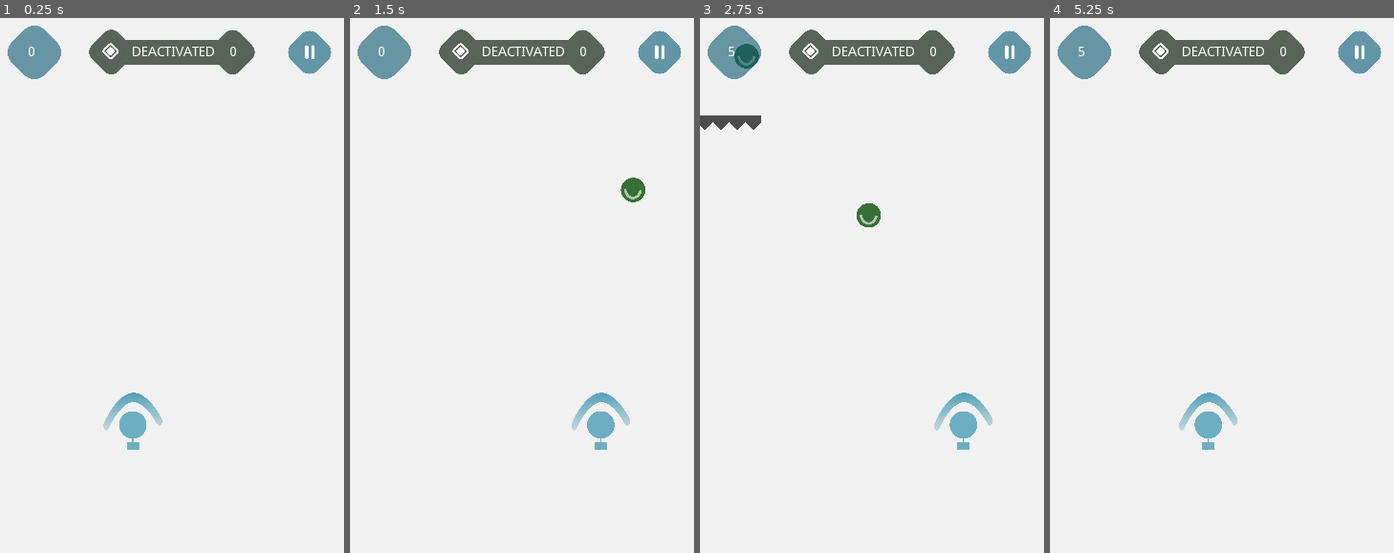
Above: before the commit, frames 1-4 (left to right).
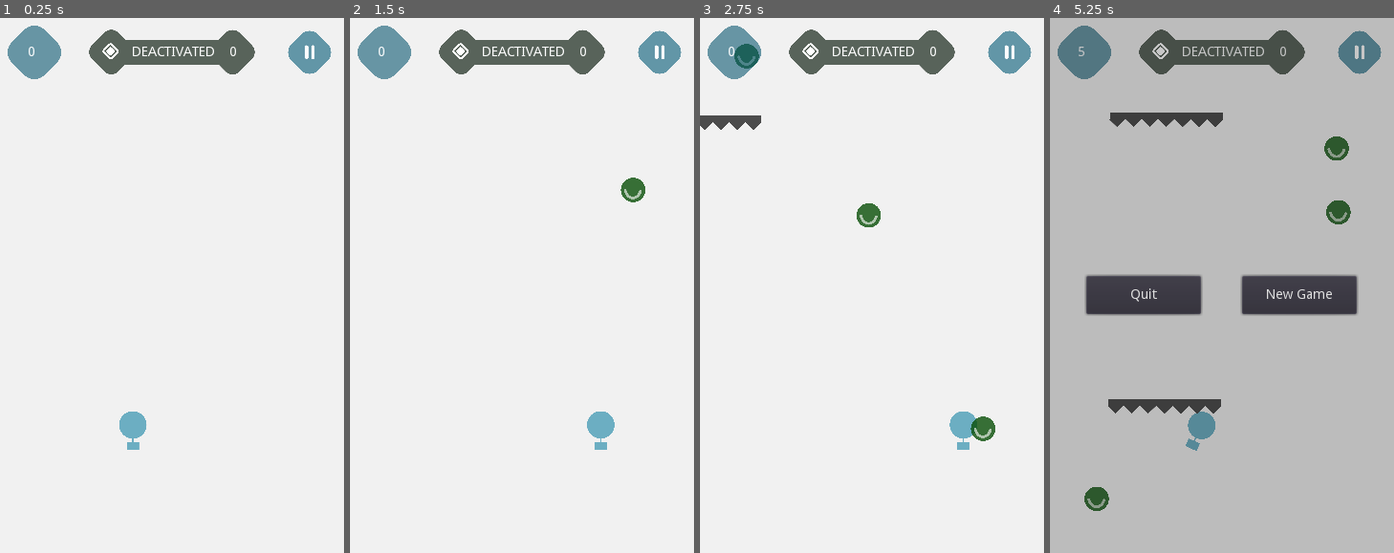
Above: after the commit, the same moments.

Repository: efenstakes/psnn
Game: Godot game, scene res://scenes/PSNN.tscn
Two runs of this game, one before a commit and one after it. Both use one fixed random seed, a clock stepped at 60 frames per second and the inputs below.
Inputs (mouse positions are in pixels of both pictures, inside the frame that each line leads up to):
- Up to frame 1 (0.25 s): no input
- Up to frame 2 (1.5 s): tap Enter at 0.5 s; hold Right (ui_right) 0.53-1.28 s; hold Left (ui_left) from 1.28 s (still down)
- Up to frame 3 (2.75 s): release Left (ui_left) at 2.03 s; hold Right (ui_right) from 2.03 s (still down)
- Up to frame 4 (5.25 s): release Right (ui_right) at 3.53 s; hold Left (ui_left) 3.53-5 s; click (1297, 296) at 5 s, where only the run before the commit has a clickable "New Game"

The runs differ from the first frame. In frame 1, 0.4% of the frame differs, in the area x 30-48%, y 70-78%; in frame 2, 0.4%; in frame 3, 0.6%; in frame 4, 98%, in the area x 0-100%, y 0-100%.

Commit message:
add logic to manage shield and its collider

Diff:
--- a/scripts/Player.gd
+++ b/scripts/Player.gd
@@ -1,4 +1,8 @@
 extends KinematicBody2D
+
+
+onready var ShieldCollider := $ShieldCollider
+onready var Shield := $Shield
 
 
 # direction
@@ -18,14 +22,22 @@
 export(Vector2) var SCREEN_SIZE := Vector2.ZERO
 
 
+var shield_active := false
+
+
 # Called when the node enters the scene tree for the first time.
 func _ready():
 	#print("player loaded")
 	SCREEN_SIZE = get_viewport().size
 	#print("size")
 	#print(SCREEN_SIZE)
+
+	deactivate_shield()
+
 	EventManager.connect("player_died", self, "_onPlayerDied")
 	EventManager.connect("new_game", self, "_onNewGame")
+	EventManager.connect("sheild_activated", self, "_onShieldActivated")
+	EventManager.connect("sheild_deactivated", self, "_onShieldDeactivated")
 
 
 func _physics_process(delta)-> void:
@@ -49,3 +61,24 @@
 
 func _onPlayerDied()-> void:
 	rotation = -320
+
+
+func _onShieldActivated():
+	activate_shield()
+
+	shield_active = true
+
+func _onShieldDeactivated():
+	deactivate_shield()
+
+	shield_active = false
+
+
+
+func activate_shield():
+	ShieldCollider.disabled = false
+	Shield.visible = true
+
+func deactivate_shield():
+	ShieldCollider.disabled = true
+	Shield.visible = false
